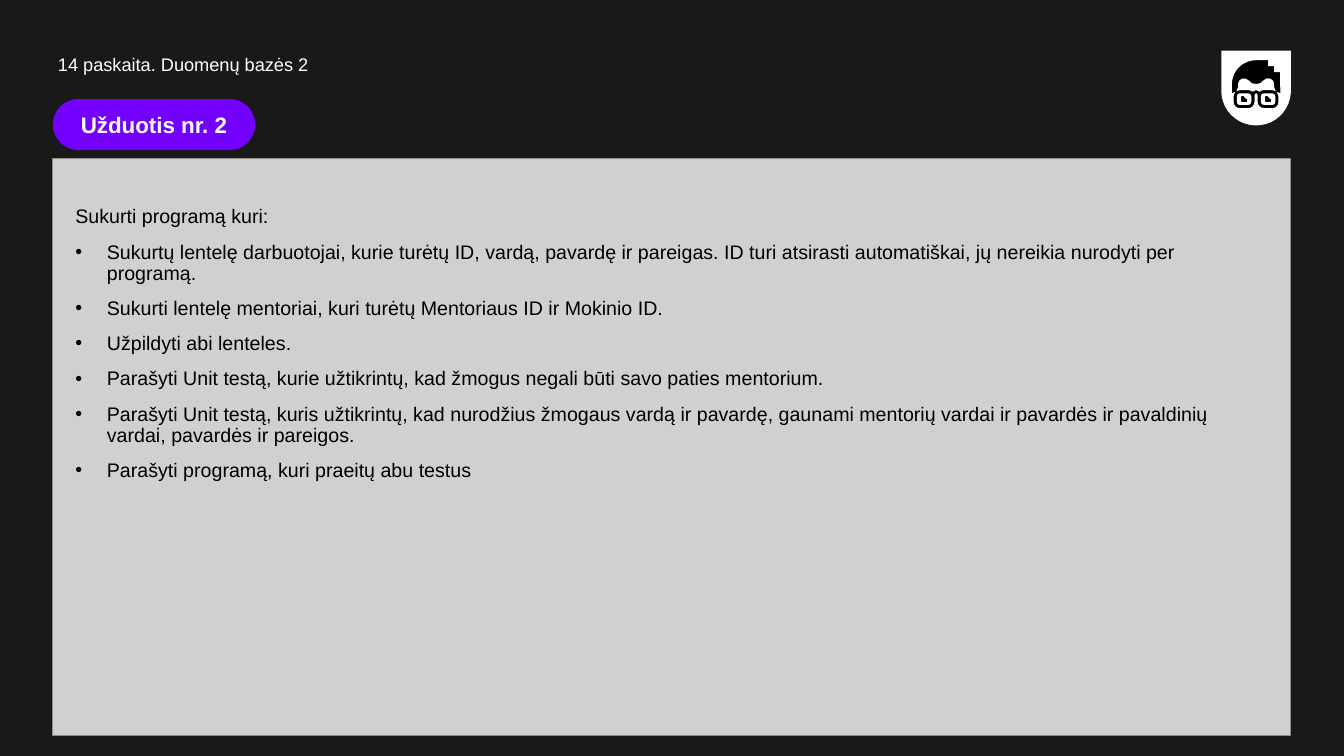
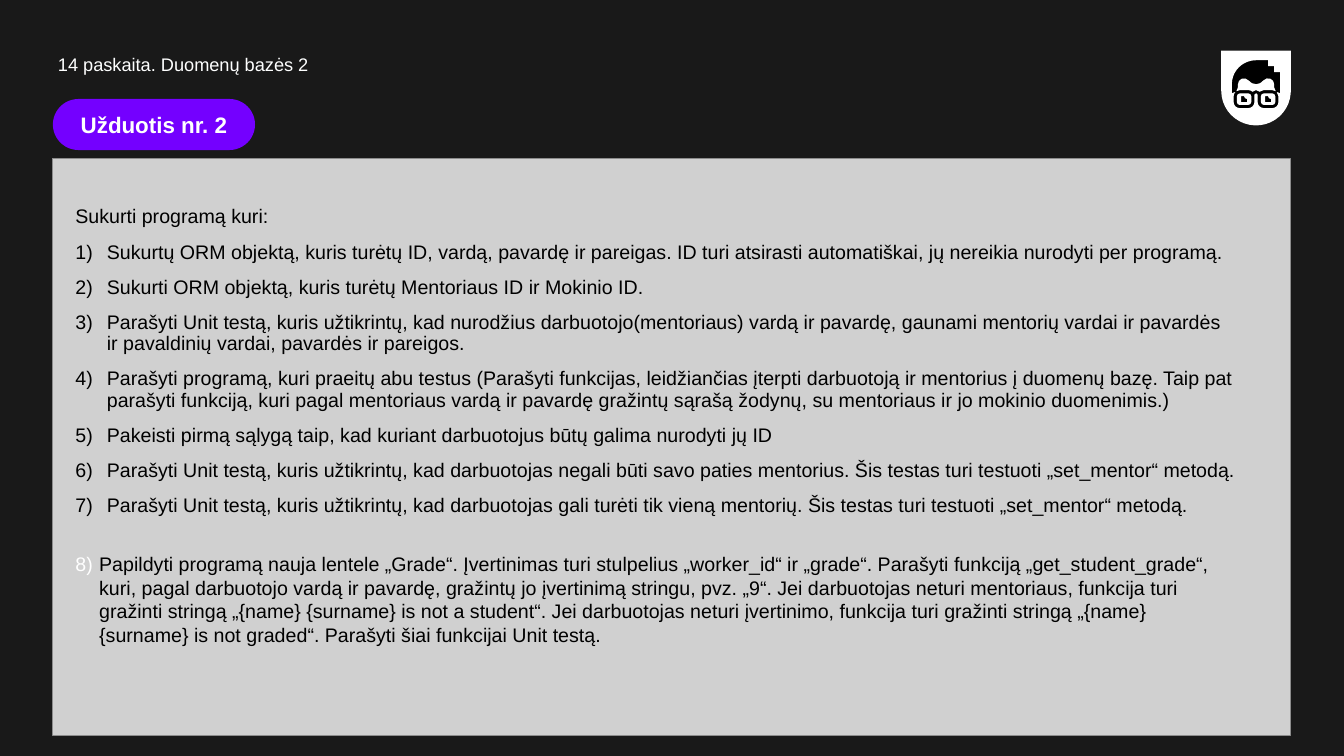
Before and after one commit to MantsSk/CA_Python, a slide deck: slide 15 of Skaidres/13_paskaita (Duomenų bazės 2).pptx. Drawn at 1344x756 pixels with LibreOffice and Linux fonts; fonts in the diff are those of the drawing; grey boxes stand for pictures. Boxes give left, top, right and bottom in pixels: in the first picture for what was removed or moved away, otherwise in the second. Text is boxed around its words. In the diff, an @@ line names an element or a change of style, - is before the commit and + after.

```diff
--- a/Skaidres/13_paskaita (Duomenų bazės 2).pptx
+++ b/Skaidres/13_paskaita (Duomenų bazės 2).pptx
@@ text at [99, 244, 1235, 646]: text changed @@
-• Sukurtų lentelę darbuotojai, kurie turėtų ID, vardą, pavardę ir pareigas. ID turi atsirasti automatiškai, jų nereikia nurodyti per programą.
-• Sukurti lentelę mentoriai, kuri turėtų Mentoriaus ID ir Mokinio ID.
-• Užpildyti abi lenteles.
-• Parašyti Unit testą, kurie užtikrintų, kad žmogus negali būti savo paties mentorium.
-• Parašyti Unit testą, kuris užtikrintų, kad nurodžius žmogaus vardą ir pavardę, gaunami mentorių vardai ir pavardės ir pavaldinių vardai, pavardės ir pareigos.
-• Parašyti programą, kuri praeitų abu testus
+1) Sukurtų ORM objektą, kuris turėtų ID, vardą, pavardę ir pareigas. ID turi atsirasti automatiškai, jų nereikia nurodyti per programą.
+2) Sukurti ORM objektą, kuris turėtų Mentoriaus ID ir Mokinio ID.
+3) Parašyti Unit testą, kuris užtikrintų, kad nurodžius darbuotojo(mentoriaus) vardą ir pavardę, gaunami mentorių vardai ir pavardės ir pavaldinių vardai, pavardės ir pareigos.
+4) Parašyti programą, kuri praeitų abu testus (Parašyti funkcijas, leidžiančias įterpti darbuotoją ir mentorius į duomenų bazę. Taip pat parašyti funkciją, kuri pagal mentoriaus vardą ir pavardę gražintų sąrašą žodynų, su mentoriaus ir jo mokinio duomenimis.)
+5) Pakeisti pirmą sąlygą taip, kad kuriant darbuotojus būtų galima nurodyti jų ID
+6) Parašyti Unit testą, kuris užtikrintų, kad darbuotojas negali būti savo paties mentorius. Šis testas turi testuoti „set_mentor“ metodą.
+7) Parašyti Unit testą, kuris užtikrintų, kad darbuotojas gali turėti tik vieną mentorių. Šis testas turi testuoti „set_mentor“ metodą.
+8) Papildyti programą nauja lentele „Grade“. Įvertinimas turi stulpelius „worker_id“ ir „grade“. Parašyti funkciją „get_student_grade“, kuri, pagal darbuotojo vardą ir pavardę, gražintų jo įvertinimą stringu, pvz. „9“. Jei darbuotojas neturi mentoriaus, funkcija turi gražinti stringą „{name} {surname} is not a student“. Jei darbuotojas neturi įvertinimo, funkcija turi gražinti stringą „{name} {surname} is not graded“. Parašyti šiai funkcijai Unit testą.
```
Also in this commit, not shown: 15 other slides changed, 5 other files.
